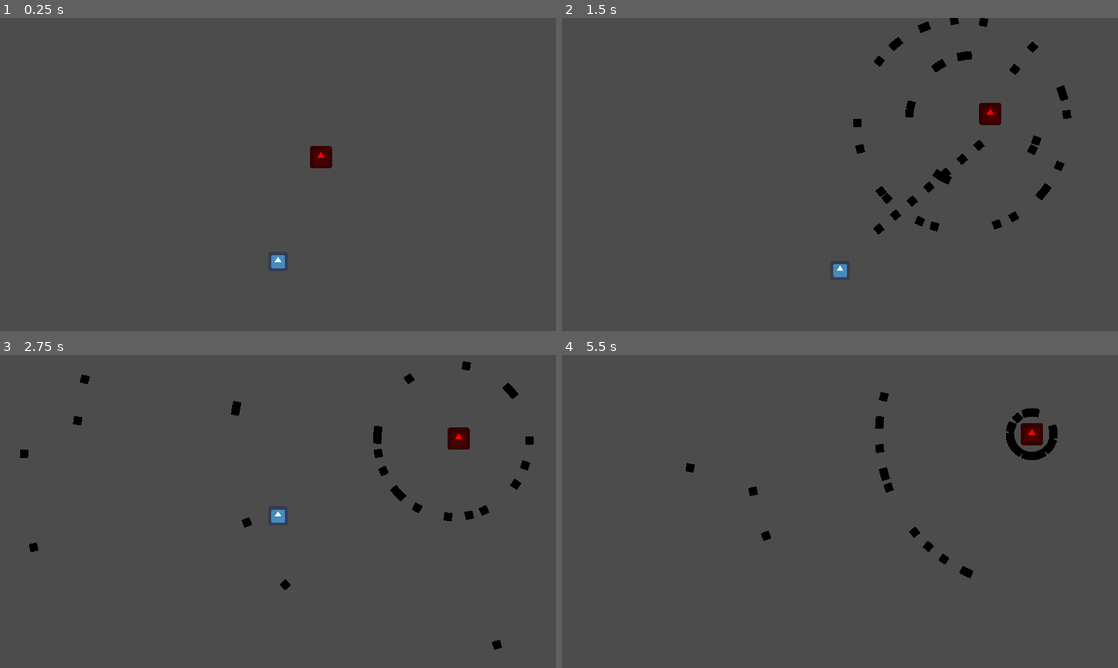
Above: before the commit, frames 1-4 (two rows, left to right).
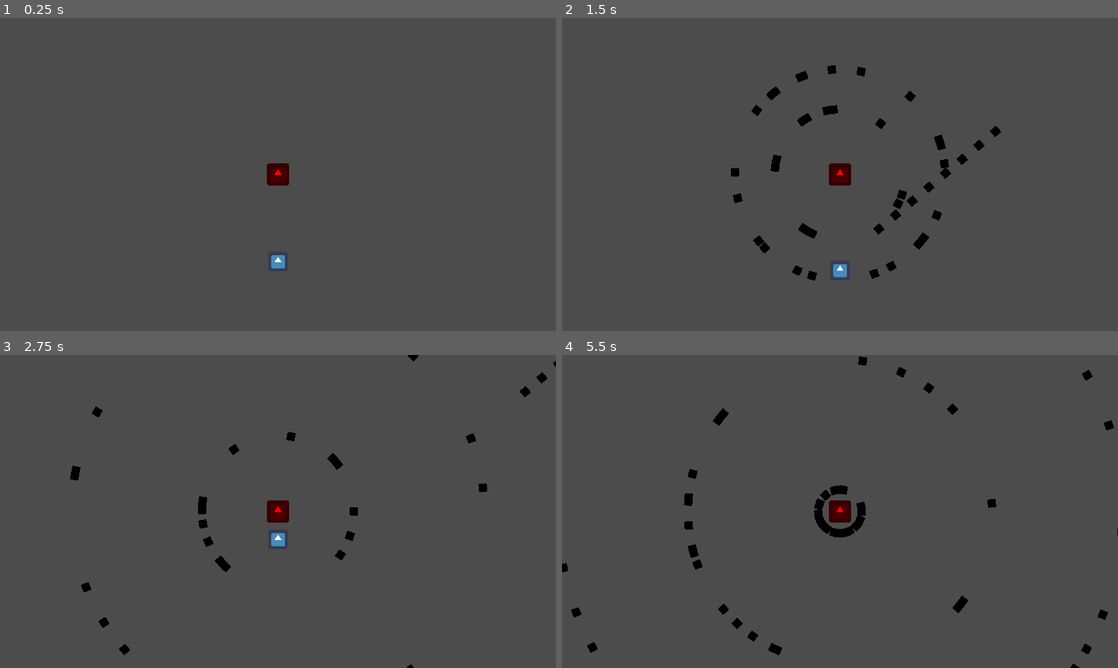
Above: after the commit, the same moments.

Repository: warriormaster12/HeartTale
Game: Godot game, scene res://Levels/BossLevel.tscn
Two runs of this game, one before a commit and one after it. Both use one fixed random seed, a clock stepped at 60 frames per second and the inputs below. The engine's default icon, where the game draws it, is replaced by a stand-in: a white triangle on a blue panel in a dark square.
Inputs (mouse positions are in pixels of both pictures, inside the frame that each line leads up to):
- Up to frame 1 (0.25 s): no input
- Up to frame 2 (1.5 s): move the mouse to (962, 158) at 0.52 s; press the mouse at (962, 158) at 0.53 s; move the mouse to (728, 190) at 1.27 s; release the mouse at (728, 190) at 1.28 s; tap S (move_b) at 1.35 s
- Up to frame 3 (2.75 s): move the mouse to (333, 442) at 2.02 s; hold W (move_f) from 2.03 s (still down)
- Up to frame 4 (5.5 s): move the mouse to (812, 574) at 2.77 s; release W (move_f) at 2.78 s; tap A (move_l) at 2.85 s; move the mouse to (1006, 558) at 3.52 s; hold D (move_r) 3.53-4.28 s; move the mouse to (673, 464) at 4.27 s; click (673, 464) at 4.35 s; move the mouse to (867, 511) at 5.02 s; hold S (move_b) from 5.03 s (still down)

The runs differ from the first frame. In frame 1, 0.6% of the frame differs, in the area x 48-60%, y 40-54%; in frame 2, 3.0%; in frame 3, 2.6%; in frame 4, 3.2%, in the area x 0-100%, y 0-100%.

Commit message:
some progress on movement

Diff:
--- a/GameObjects/Enemy/BehaviourTree/BTRoot.gd
+++ b/GameObjects/Enemy/BehaviourTree/BTRoot.gd
@@ -34,7 +34,12 @@
 			_wait(5.0)
 			ai_target_node._shoot_laser()
 			_wait(5.0)
-
+		elif stages == 5:
+			ai_target_node.can_move = true
+			print(ai_target_node.can_move)
+			if ai_target_node.can_move == false:
+				_wait(5.0)
+				print("next stage")
 
 
 func _wait(wait_time):
@@ -47,5 +52,5 @@
 func _on_BehaviourExecutionTimer_timeout():
 	can_trigger = true
 	stages +=1
-	if stages > 4:
+	if stages > 5:
 		stages = 0
--- a/GameObjects/Enemy/Enemy.gd
+++ b/GameObjects/Enemy/Enemy.gd
@@ -10,20 +10,27 @@
 
 onready var rotator_node = get_node("rotator")
 onready var timer = get_node("BulletSpawnDelay")
-onready var MovementTimer = get_node("MovementTime")
 onready var sfx_audio_source_node = get_node(sfx_audio_source)
 var can_fire = false
 var new_pos
+var can_move = false
+var do_once = true
 
+var current_target
+onready var starting_position = self.position
+var move_count = 0
 
 # Called when the node enters the scene tree for the first time.
 func _ready():
 	timer.set_wait_time(fire_delay)
 	timer.start()
-	MovementTimer.set_wait_time(3.0)
-	MovementTimer.start()
+	#MovementTimer.set_wait_time(3.0)
+	#MovementTimer.start()
 	rotator_node.position = self.position
-	_calculate_position()
+
+	if do_once == true:
+		current_target = get_node(targets[rand_range(0, targets.size())])
+		do_once = false
 
 
 # Called every frame. 'delta' is the elapsed time since the previous frame.
@@ -31,8 +38,12 @@
 #	pass
 
 func _physics_process(delta):
+
+
 	_calculate_health()
-	_move(delta)
+	if can_move == true:
+		_calculate_position(delta)
+
 
 
 
@@ -74,9 +85,21 @@
 func _calculate_health():
 	if(!health > 0):
 		get_tree().queue_delete(self)
-func _calculate_position():
-	var current_target = get_node(targets[rand_range(0, targets.size()-1)])
+func _calculate_position(delta):
+	var distance = current_target.position - self.position
 	new_pos = current_target.position
+	if move_count < 10:
+		if(distance.length() > 300):
+			_move(delta)
+		else:
+			move_count +=1
+			current_target = get_node(targets[rand_range(0, targets.size())])
+	else:
+		can_move = false
+		new_pos = starting_position
+		_move(delta)
+
+
 
 func _move(delta):
 	rotator_node.position = self.position
@@ -86,8 +109,3 @@
 
 func _on_Timer_timeout():
 	can_fire = true
-
-
-
-func _on_MovementTime_timeout():
-	_calculate_position()
--- a/GameObjects/Enemy/Enemy.tscn
+++ b/GameObjects/Enemy/Enemy.tscn
@@ -31,7 +31,4 @@
 [node name="SFX" type="AudioStreamPlayer2D" parent="."]
 stream = ExtResource( 4 )
 bus = "SFX"
-
-[node name="MovementTime" type="Timer" parent="."]
 [connection signal="timeout" from="BulletSpawnDelay" to="." method="_on_Timer_timeout"]
-[connection signal="timeout" from="MovementTime" to="." method="_on_MovementTime_timeout"]
